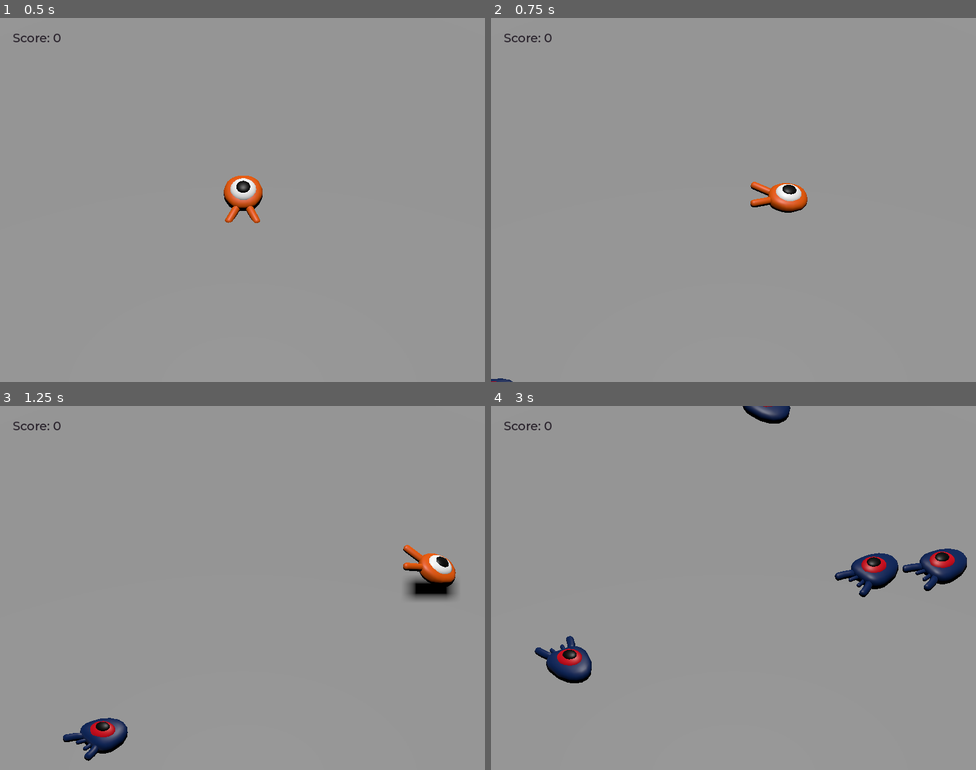
Above: before the commit, frames 1-4 (two rows, left to right).
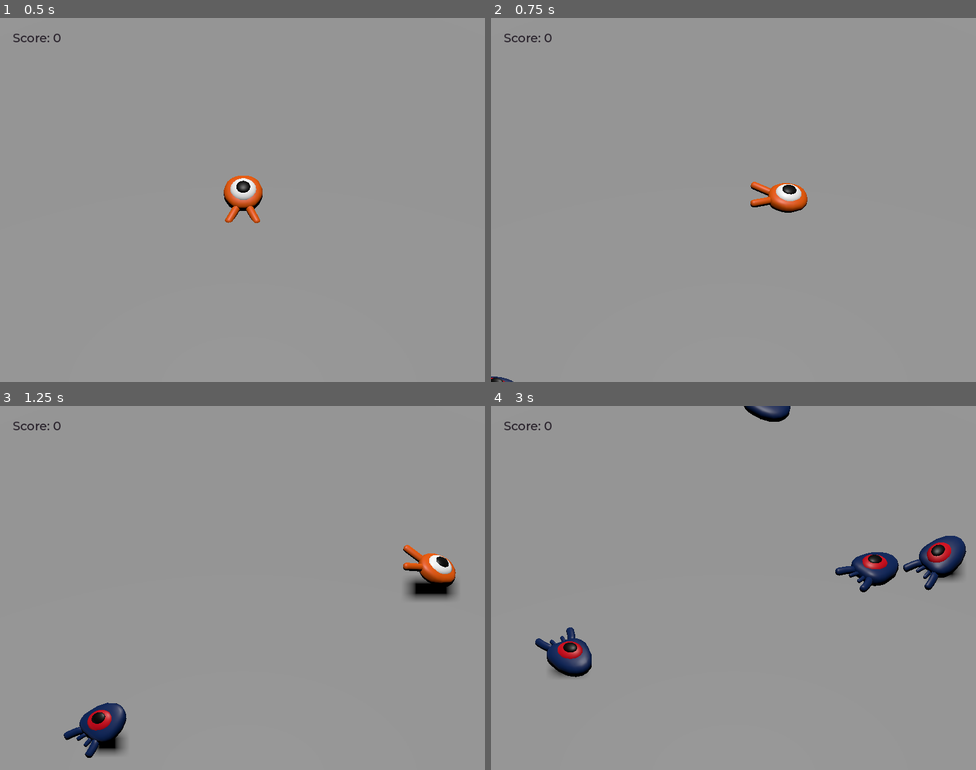
Above: after the commit, the same moments.

Repository: GOLDER303/squash-the-creeps-3d
Game: Godot game, scene res://main.tscn
Two runs of this game, one before a commit and one after it. Both use one fixed random seed, a clock stepped at 60 frames per second and the inputs below.
Inputs:
- Up to frame 1 (0.5 s): no input
- Up to frame 2 (0.75 s): tap Enter (ui_accept) at 0.5 s; hold D (move_right) from 0.53 s (still down)
- Up to frame 3 (1.25 s): keep holding D (move_right); tap Space (jump) at 0.77 s
- Up to frame 4 (3 s): release D (move_right) at 1.28 s; hold S (move_back) 1.28-2.03 s; tap Space (jump) at 1.52 s; hold D (move_right) 2.03-2.78 s; hold W (move_forward) from 2.78 s (still down)

Frame 1 is identical in both runs. In frame 2, less than 0.1% of the frame differs, in the area x 0-5%, y 98-100%; in frame 3, 1.2%; in frame 4, 2.8%, in the area x 9-99%, y 0-77%.

Commit message:
Add mob animation

Diff:
--- a/mob.gd
+++ b/mob.gd
@@ -19,6 +19,8 @@
 	velocity = Vector3.FORWARD * random_speed
 	velocity = velocity.rotated(Vector3.UP, rotation.y)
 
+	$AnimationPlayer.speed_scale = random_speed / min_speed
+
 
 func squash():
 	emit_signal("squashed")
--- a/mob.tscn
+++ b/mob.tscn
@@ -1,10 +1,72 @@
-[gd_scene load_steps=4 format=3 uid="uid://37p0flfme2d3"]
+[gd_scene load_steps=7 format=3 uid="uid://37p0flfme2d3"]
 
 [ext_resource type="Script" path="res://mob.gd" id="1_0j82l"]
 [ext_resource type="PackedScene" uid="uid://nrucb5l71oiv" path="res://art/mob.glb" id="2_ycp64"]
 
 [sub_resource type="BoxShape3D" id="BoxShape3D_ewr8e"]
 size = Vector3(2.03403, 0.810596, 2.13175)
+
+[sub_resource type="Animation" id="Animation_3trtk"]
+resource_name = "float"
+length = 1.2
+loop_mode = 1
+tracks/0/type = "value"
+tracks/0/imported = false
+tracks/0/enabled = true
+tracks/0/path = NodePath("Pivot/Character:position")
+tracks/0/interp = 1
+tracks/0/loop_wrap = true
+tracks/0/keys = {
+"times": PackedFloat32Array(0.2, 0.7, 0.9),
+"transitions": PackedFloat32Array(1.51572, 0.406126, 1),
+"update": 0,
+"values": [Vector3(0, 0.502375, 0), Vector3(0, 1.25359, 0), Vector3(0, 0.911001, 0)]
+}
+tracks/1/type = "value"
+tracks/1/imported = false
+tracks/1/enabled = true
+tracks/1/path = NodePath("Pivot/Character:rotation")
+tracks/1/interp = 1
+tracks/1/loop_wrap = true
+tracks/1/keys = {
+"times": PackedFloat32Array(0.1, 0.3, 0.7),
+"transitions": PackedFloat32Array(1, 1, 0.34151),
+"update": 0,
+"values": [Vector3(-0.226893, 0, 0), Vector3(0.109684, 0, 0), Vector3(0.444291, 0, 0)]
+}
+
+[sub_resource type="Animation" id="Animation_sip2x"]
+length = 0.001
+tracks/0/type = "value"
+tracks/0/imported = false
+tracks/0/enabled = true
+tracks/0/path = NodePath("Pivot/Character:position")
+tracks/0/interp = 1
+tracks/0/loop_wrap = true
+tracks/0/keys = {
+"times": PackedFloat32Array(0),
+"transitions": PackedFloat32Array(1),
+"update": 0,
+"values": [Vector3(0, 0.502375, 0)]
+}
+tracks/1/type = "value"
+tracks/1/imported = false
+tracks/1/enabled = true
+tracks/1/path = NodePath("Pivot/Character:rotation")
+tracks/1/interp = 1
+tracks/1/loop_wrap = true
+tracks/1/keys = {
+"times": PackedFloat32Array(0),
+"transitions": PackedFloat32Array(1),
+"update": 0,
+"values": [Vector3(0, 0, 0)]
+}
+
+[sub_resource type="AnimationLibrary" id="AnimationLibrary_g42ua"]
+_data = {
+"RESET": SubResource("Animation_sip2x"),
+"float": SubResource("Animation_3trtk")
+}
 
 [node name="Mob" type="CharacterBody3D" groups=["mob"]]
 collision_layer = 2
@@ -13,8 +75,8 @@
 
 [node name="Pivot" type="Node3D" parent="."]
 
-[node name="mob" parent="Pivot" instance=ExtResource("2_ycp64")]
-transform = Transform3D(1, 0, 0, 0, 1, 0, 0, 0, 1, 0, 0.376078, 0)
+[node name="Character" parent="Pivot" instance=ExtResource("2_ycp64")]
+transform = Transform3D(1, 0, 0, 0, 1, 0, 0, 0, 1, 0, 0.502375, 0)
 
 [node name="CollisionShape3D" type="CollisionShape3D" parent="."]
 transform = Transform3D(1, 0, 0, 0, 1, 0, 0, 0, 1, 0, 0.482181, -0.131696)
@@ -24,4 +86,10 @@
 transform = Transform3D(1, 0, 0, 0, 1, 0, 0, 0, 1, 0, 0.682024, 0)
 aabb = AABB(-1.29498, -0.657611, -1.9485, 2.58996, 1.31522, 3.897)
 
+[node name="AnimationPlayer" type="AnimationPlayer" parent="."]
+autoplay = "float"
+libraries = {
+"": SubResource("AnimationLibrary_g42ua")
+}
+
 [connection signal="screen_exited" from="VisibleOnScreenNotifier3D" to="." method="_on_visible_on_screen_notifier_3d_screen_exited"]
